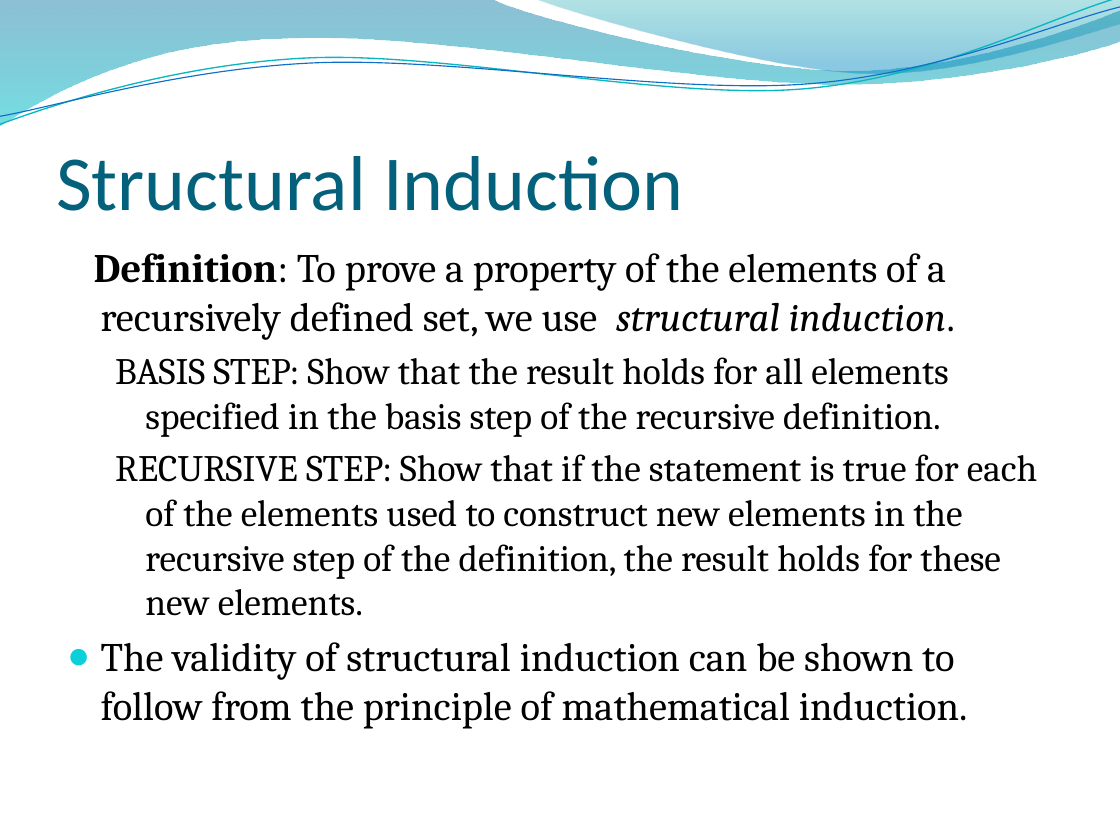
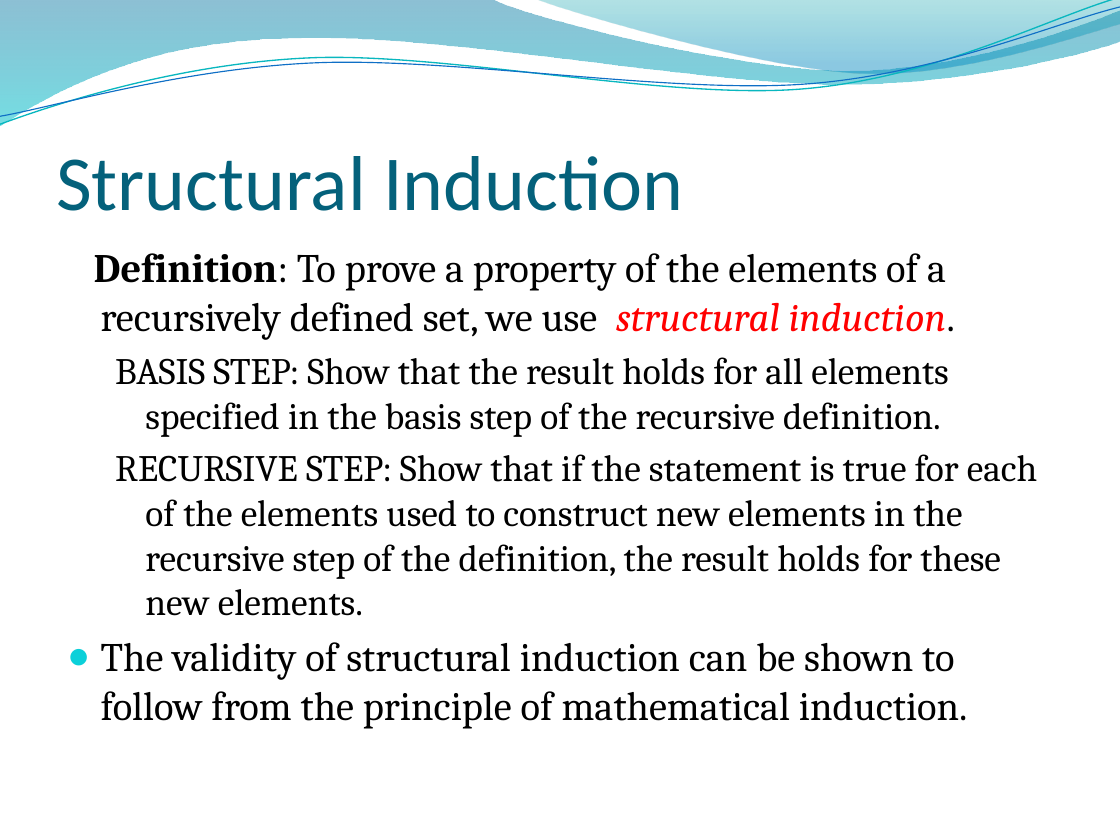
Before and after one commit to lin-chen-GA/lin-chen-GA.github.io, a slide deck: slide 47 of cs2620/slides/cs2620_notes5.pptx (slide 45 before the commit). Drawn at 1120x840 pixels with LibreOffice and Linux fonts; fonts in the diff are those of the drawing; background and template pictures are left out. Boxes give left, top, right and bottom in pixels: in the first picture for what was removed or moved away, otherwise in the second. Text is boxed around its words. In the diff, an @@ line names an element or a change of style, - is before the commit and + after.

```diff
--- a/cs2620/slides/cs2620_notes5.pptx
+++ b/cs2620/slides/cs2620_notes5.pptx
@@ text at (94, 253, 955, 340): text colour #000000 to #FF0000 in "structural induction." @@
```
Also in this commit, not shown: 7 other slides changed, 3 slides added, 5 other files.
